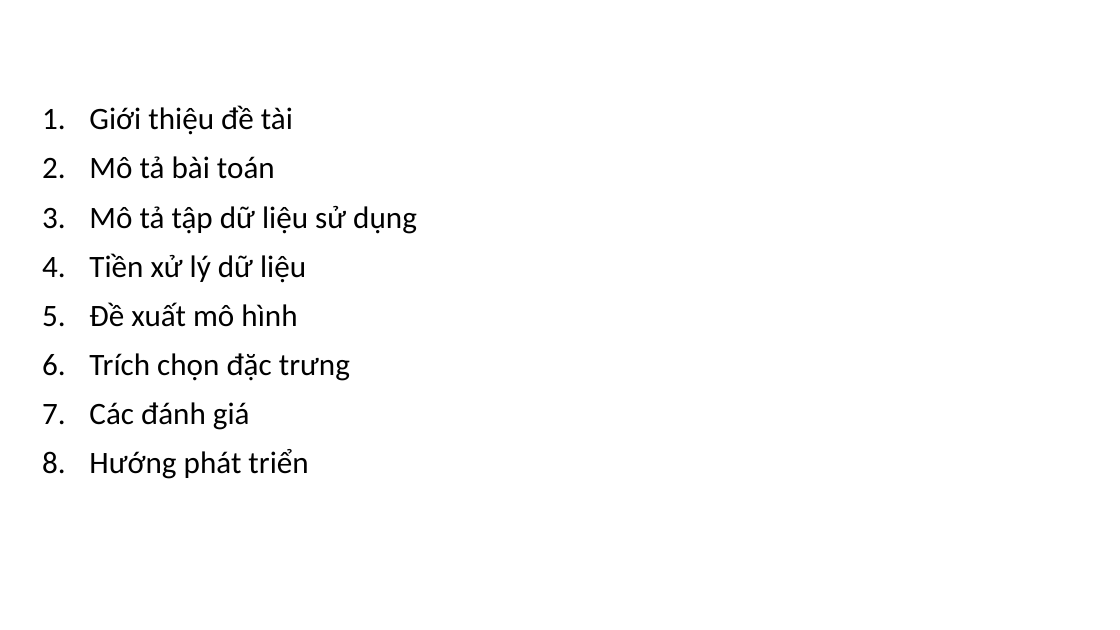
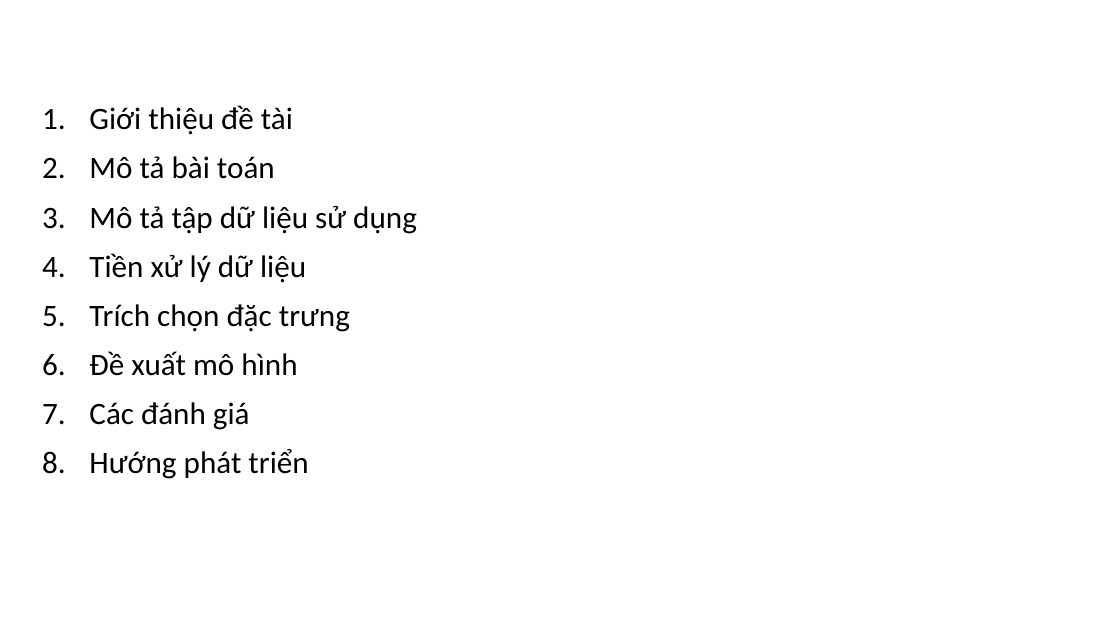
Before and after one commit to dungnguyenhuu/Bioinformatics, a slide deck: slide 2 of Documents/TSH_Slide.pptx. Drawn at 1120x630 pixels with LibreOffice and Linux fonts; fonts in the diff are those of the drawing; background and template pictures are left out. Boxes give left, top, right and bottom in pixels: in the first picture for what was removed or moved away, otherwise in the second. Text is boxed around its words. In the diff, an @@ line names an element or a change of style, - is before the commit and + after.

```diff
--- a/Documents/TSH_Slide.pptx
+++ b/Documents/TSH_Slide.pptx
@@ text at <box>89,304,350,332</box>: paragraph added @@
+5. Trích chọn đặc trưng
@@ text at <box>89,353,350,381</box>: paragraph removed @@
-6. Trích chọn đặc trưng
```
Also in this commit, not shown: 6 other slides changed, 4 other files.
